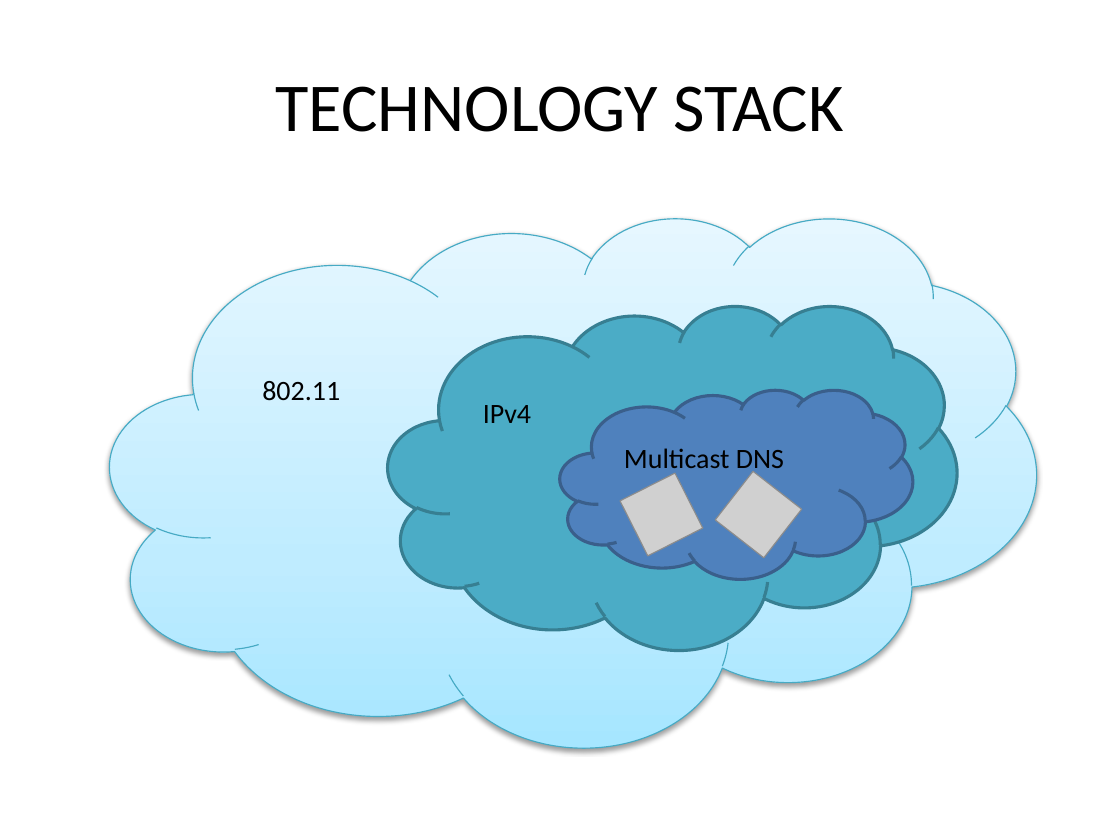
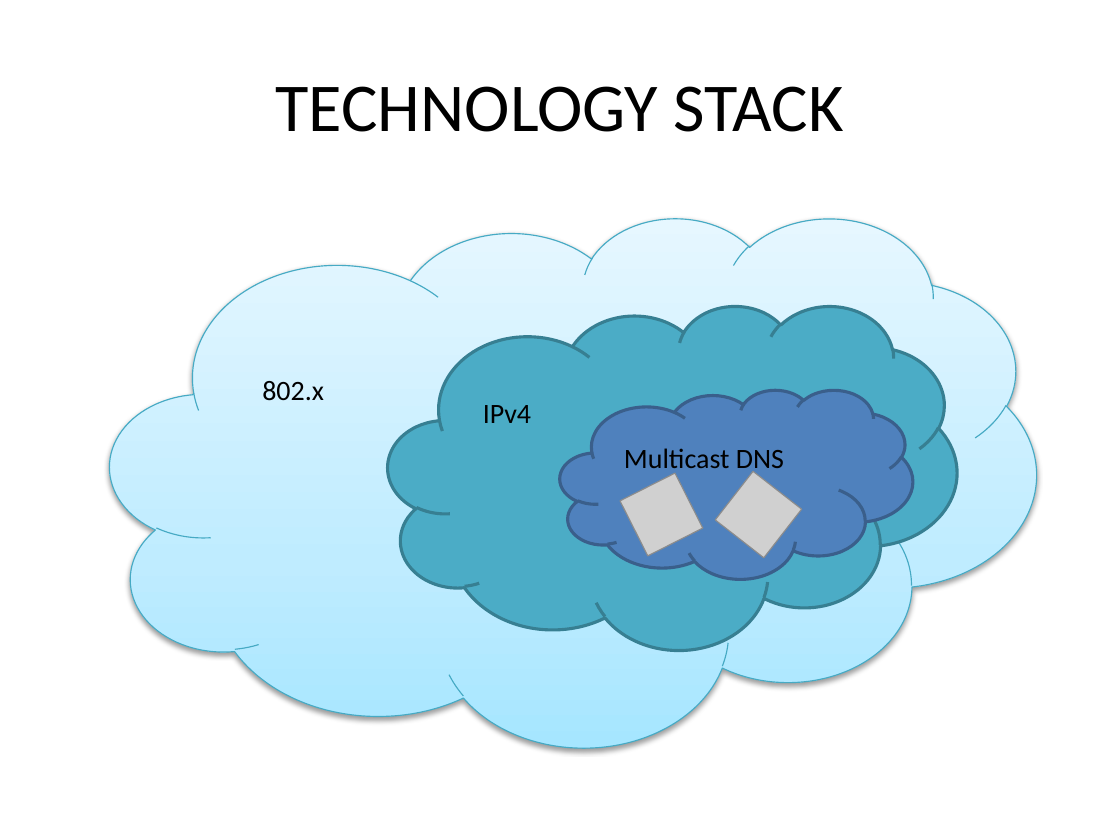
Before and after one commit to tridcatov/nc-mesh, a slide deck: slide 4 of hackaton.pptx. Drawn at 1120x840 pixels with LibreOffice and Linux fonts; fonts in the diff are those of the drawing; grey boxes stand for pictures. Boxes give left, top, right and bottom in pixels: in the first picture for what was removed or moved away, otherwise in the second. Text is boxed around its words. In the diff, an @@ line names an element or a change of style, - is before the commit and + after.

```diff
--- a/hackaton.pptx
+++ b/hackaton.pptx
@@ text at [262, 381, 324, 401]: text changed @@
-802.11
+802.x
```
Also in this commit, not shown: 1 other slide changed.
